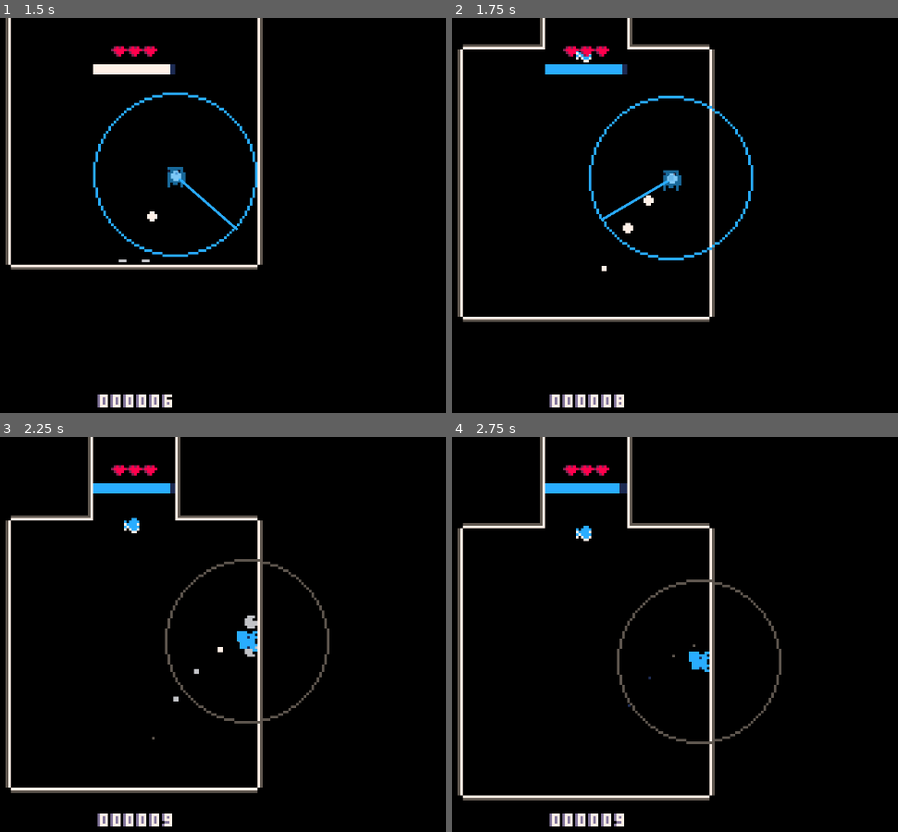
Above: before the commit, frames 1-4 (two rows, left to right).
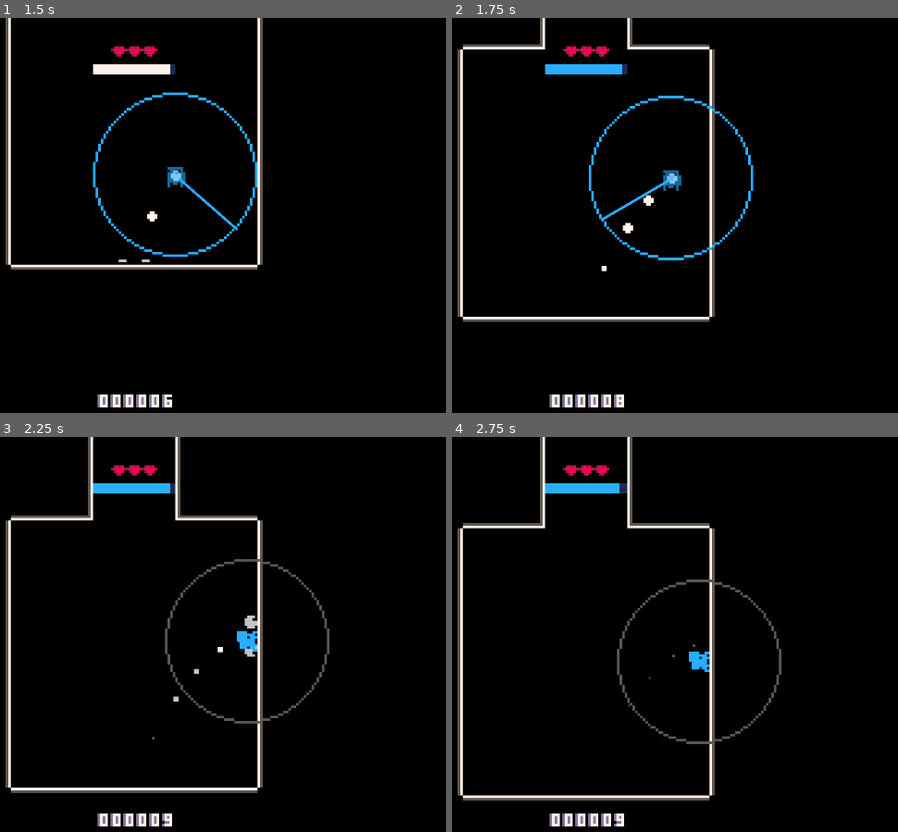
Above: after the commit, the same moments.

Repository: Flamenccio/spider-jump
Game: Godot game, scene res://scenes/game.tscn
Two runs of this game, one before a commit and one after it. Both use one fixed random seed, a clock stepped at 60 frames per second and the inputs below. The engine's default icon, where the game draws it, is replaced by a stand-in: a white triangle on a blue panel in a dark square.
Inputs (mouse positions are in pixels of both pictures, inside the frame that each line leads up to):
- Up to frame 1 (1.5 s): tap Enter at 0.5 s; move the mouse to (98, 310) at 0.52 s; press the mouse at (98, 310) at 0.53 s; hold W (move_up) 0.53-1.25 s; release the mouse at (98, 310) at 1.25 s; drag from (356, 290) to (133, 227) at 1.27 s
- Up to frame 2 (1.75 s): no input
- Up to frame 3 (2.25 s): move the mouse to (outside the picture) at 2.02 s; hold A (move_left) from 2.03 s (still down); tap Delete at 2.1 s
- Up to frame 4 (2.75 s): keep holding A (move_left)

Frame 1 is identical in both runs. In frame 2, less than 0.1% of the frame differs, in the area x 27-32%, y 8-12%; in frame 3, 0.1%, in the area x 27-32%, y 20-25%; in frame 4, 0.1%.

Commit message:
prevent duplicate levels from spawning too frequently

Diff:
--- a/scenes/game.tscn
+++ b/scenes/game.tscn
@@ -28,7 +28,6 @@
 [ext_resource type="Script" uid="uid://y5qohu2l48v3" path="res://scripts/player_stats_saver.gd" id="22_37s47"]
 [ext_resource type="PackedScene" uid="uid://bbd2meqorrjoe" path="res://scenes/high_score_line.tscn" id="23_bt5mj"]
 [ext_resource type="Texture2D" uid="uid://bn75rko42o47k" path="res://sprites/blinkfly_reticle-Sheet.png" id="29_suyxu"]
-[ext_resource type="PackedScene" uid="uid://dxdwqtbu84o7o" path="res://scenes/powerups/bubblebee.tscn" id="30_qouja"]
 [ext_resource type="Script" uid="uid://c10ujhyqm6myp" path="res://scripts/player/blinkfly_reticle.gd" id="30_sgl2t"]
 
 [sub_resource type="RectangleShape2D" id="RectangleShape2D_eow3j"]
@@ -206,9 +205,6 @@
 autoplay = "default"
 frame_progress = 0.442083
 script = ExtResource("30_sgl2t")
-
-[node name="Bubblebee" parent="." instance=ExtResource("30_qouja")]
-position = Vector2(-1, -110)
 
 [connection signal="levelled_up" from="." to="LevelSpawner" method="_on_level_up"]
 [connection signal="on_game_over" from="." to="UI/DeathScreen" method="show" flags=3]
--- a/scripts/levels/level_spawner.gd
+++ b/scripts/levels/level_spawner.gd
@@ -18,8 +18,14 @@
 # Queue of active levels
 var _active_levels_queue: Array[Node]
 
+# Queue of the level types spawned. Corresponds to `_active_levels_queue`.
+var _level_type_history: Array[String]
+
 # 7th oldest level will be destroyed
 const _MAX_ACTIVE_LEVELS = 6
+
+# If a level type appears this many times in the level history, it cannot be the next level
+const _MAX_DUPLICATE_LEVEL_TYPES = 2
 
 
 func _ready() -> void:
@@ -87,16 +93,45 @@
 
 	# Track new level and destroy old one
 	_active_levels_queue.push_back(instance)
+	_level_type_history.push_back(level.saved_name)
 	if _active_levels_queue.size() >= _MAX_ACTIVE_LEVELS:
 		var old = _active_levels_queue.pop_front() as Node
+		_level_type_history.pop_front()
 		old.queue_free()
+	print('level history: ', _level_type_history)
 
 
-func spawn_new_level() -> void:
-	# Filter out levels that do not meet minimum difficulty (level) requirement
-	var random := _available_levels.pick_random() as SavedLevel
-	_spawn_level(random)
+func spawn_new_level(excluding: Array[String] = []) -> void:
+	var random
+
+	if excluding.size() > 0:
+		var filtered_levels = _available_levels.duplicate()
+		for excluded in excluding:
+			var erase_index = filtered_levels.find_custom(func(l: SavedLevel): return l.saved_name == excluded)
+			filtered_levels.remove_at(erase_index)
+		random = filtered_levels.pick_random() as SavedLevel
+
+	random = _available_levels.pick_random() as SavedLevel
+	var active_duplicates := _level_type_history.count(random.saved_name)
+
+	if active_duplicates == 0:
+		_spawn_level(random)
+		return
+
+	# Lower chance of spawning
+	var r = randf_range(0.0, 1.0)
+	var threshold = (float(active_duplicates) / float(_MAX_DUPLICATE_LEVEL_TYPES))
+	if r > threshold:
+		print('roll hit!')
+		_spawn_level(random)
+		return
+
+	# Spawn another level type!
+	print('roll missed... spawning another level type')
+	excluding.append(random.saved_name)
+	spawn_new_level(excluding)
 
 
+# Filter out levels that do not meet minimum difficulty (level) requirement
 func _on_level_up(new_level: int) -> void:
 	_available_levels = _loaded_levels.filter(func(l: SavedLevel): return l.minimum_level <= new_level)
Not shown: 1 places in scenes/game.tscn that only renumber resources
